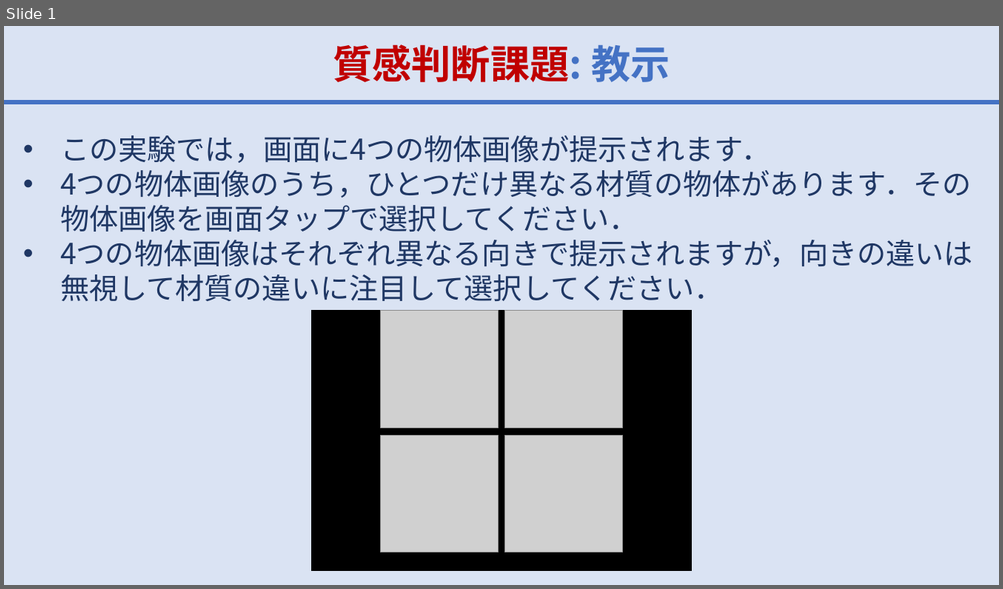
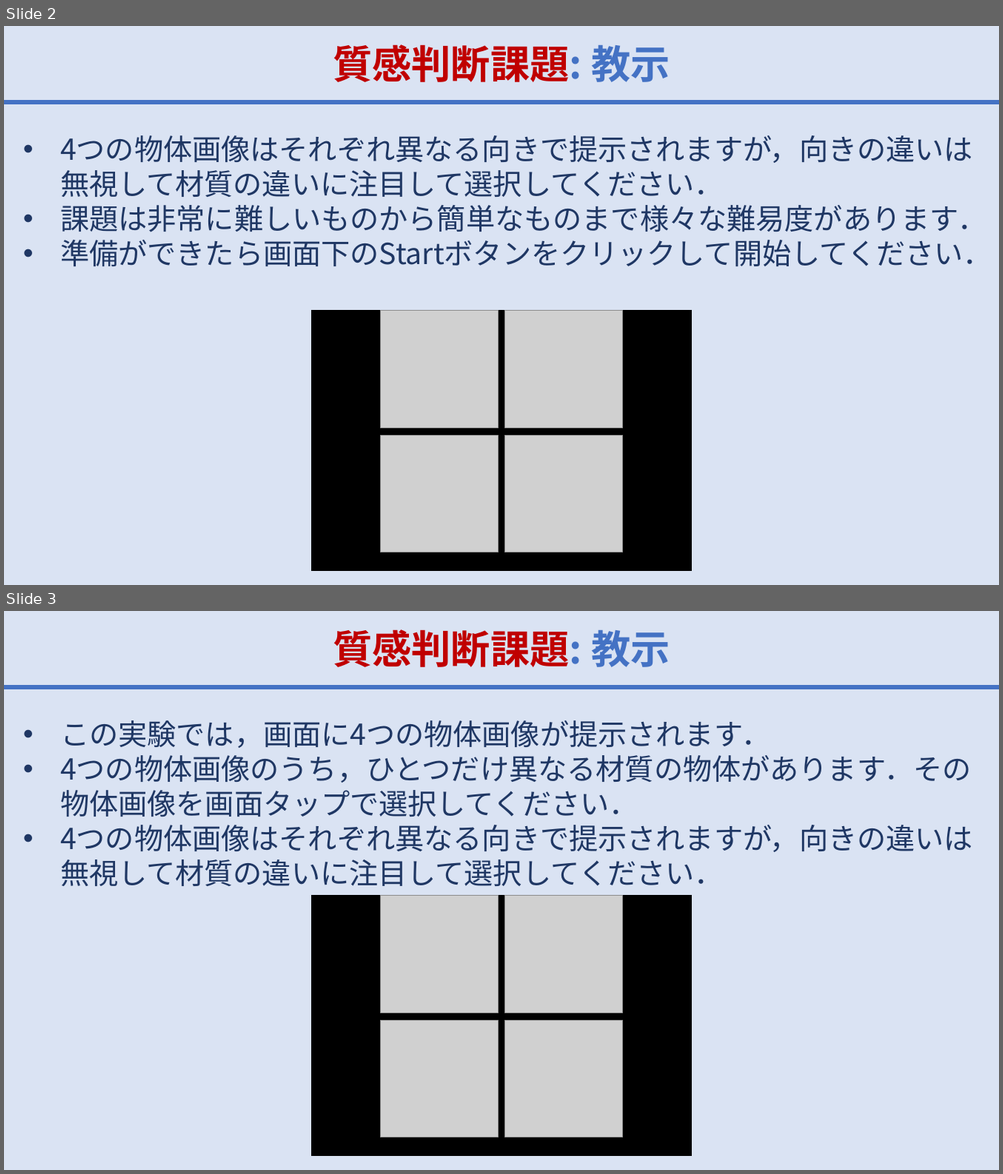
Before and after one commit to mswym/proj_shitsukan-db, a slide deck: static/shitsukan_app/img/exp_shitsukan_instruction.pptx. Shown one above the other, each under a label of ours: slide 1 before the commit, slides 2 and 3 after it. The pictures are 1003x589 and 1003x1174 pixels, drawn with LibreOffice and Linux fonts; fonts in the diff are those of the drawing; grey boxes stand for pictures. Boxes give left, top, right and bottom in pixels: in the first picture for what was removed or moved away, otherwise in the second. Text is boxed around its words. In the diff, an @@ line names an element or a change of style, - is before the commit and + after.

```diff
--- a/static/shitsukan_app/img/exp_shitsukan_instruction.pptx
+++ b/static/shitsukan_app/img/exp_shitsukan_instruction.pptx
@@ slide 2 added at [4,26,999,585], background #DAE3F3 @@
@@ text added at [333,44,669,82], 38 pt, text #C00000, bold @@
+質感判断課題: 教示
@@ line added from (4, 102) to (999, 102), #4472C4 4.5 pt @@
@@ text added at [60,136,992,266], 28 pt, text #1F3764 @@
+• 4つの物体画像はそれぞれ異なる向きで提示されますが，向きの違いは無視して材質の違いに注目して選択してください．
+• 課題は非常に難しいものから簡単なものまで様々な難易度があります．
+• 準備ができたら画面下のStartボタンをクリックして開始してください．
@@ rectangle added at [312,311,691,571], fill #000000, outline #000000 1.5 pt @@
@@ group added at [380,311,622,553]: 4 pictures @@
@@ what was slide 1 is now slide 3 @@
```
Also in this commit, not shown: 1 other slide added, 6 other files.
